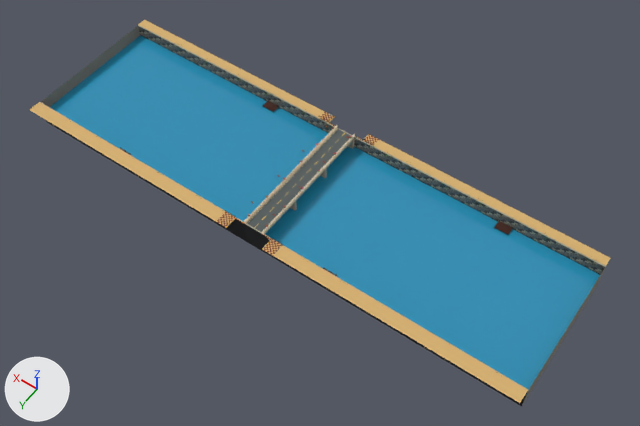
Before and after pictures for a commit that changed the FBX model Assets/PhoViet/Art/River/PV_RiverBridge.fbx.
Rendered twice from a 50 mm lens placed at (-113.4, 118.6, 220.5), pointed at (-9.5, -27.0, -8.2). Arrows for +X, +Y and +Z are at lower left; the lights stay in place. The first picture is the older version. Objects named as collision shapes, trigger or cutter boxes, shadow casters or lower levels of detail are left out. Where no turn or scale is listed for an object, it has been applied to the vertices.

The older version as bpy lines, for what is in view:
```python
mat_pv_rivergroundmask = principled_material('PV_RiverGroundMask')
mat_pv_rivergroundmask.base_color = (0.293, 0.389, 0.259)  # greyish green #93a88b
mat_pv_rivergroundmask.roughness = 0.85
mat_pv_rivergroundmask.alpha = 0.0
me_pv_riverbridge_lod0_001 = bpy.data.meshes.new('PV_RiverBridge_LOD0.001')
me_pv_riverbridge_lod0_001.from_pydata(...)  # 47339 vertices, 33879 faces; spans x -95.0..95.0, y -59.0..0.0, z -10.0..5.0
# faces by material slot: [27778, 6080, 4, 1, 1, 2, 13]
me_pv_riverbridge_lod0_001.materials.append(mat_pv_streetatlas)  # picture img_pv_streetpalette_png
me_pv_riverbridge_lod0_001.materials.append(mat_pv_riverwater)  # cyan #2a90b6
me_pv_riverbridge_lod0_001.materials.append(mat_pv_rivermurk)  # dark cyan #064e66
me_pv_riverbridge_lod0_001.materials.append(mat_pv_rivergroundmask)  # greyish green #93a88b
me_pv_riverbridge_lod0_001.materials.append(mat_pv_riverasphalt)  # dark grey #545d5d
me_pv_riverbridge_lod0_001.materials.append(mat_pv_riverlinewhite)  # beige #fff1d0
me_pv_riverbridge_lod0_001.materials.append(mat_pv_riverlineyellow)  # yellow #ffd459
ob_pv_riverbridge_lod0 = bpy.data.objects.new('PV_RiverBridge_LOD0', me_pv_riverbridge_lod0_001)
ob_pv_riverbridge_lod0.location = (0.0, 0.0, 0.0)
```
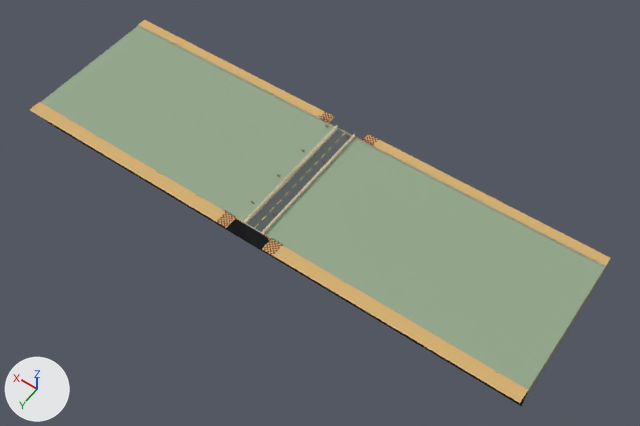
Pixel boxes (x1, y1, x2, y2) of what changed, in the pictures (640 x 426 px):
'PV_RiverBridge_LOD0', surface changed: (39, 23, 607, 392) in both

The change, as a diff of the scene's bpy script:
```diff
--- a/Assets/PhoViet/Art/River/PV_RiverBridge.fbx.py
+++ b/Assets/PhoViet/Art/River/PV_RiverBridge.fbx.py
@@ mat_pv_rivergroundmask @@
 mat_pv_rivergroundmask.roughness = 0.85
-mat_pv_rivergroundmask.alpha = 0.0
```
